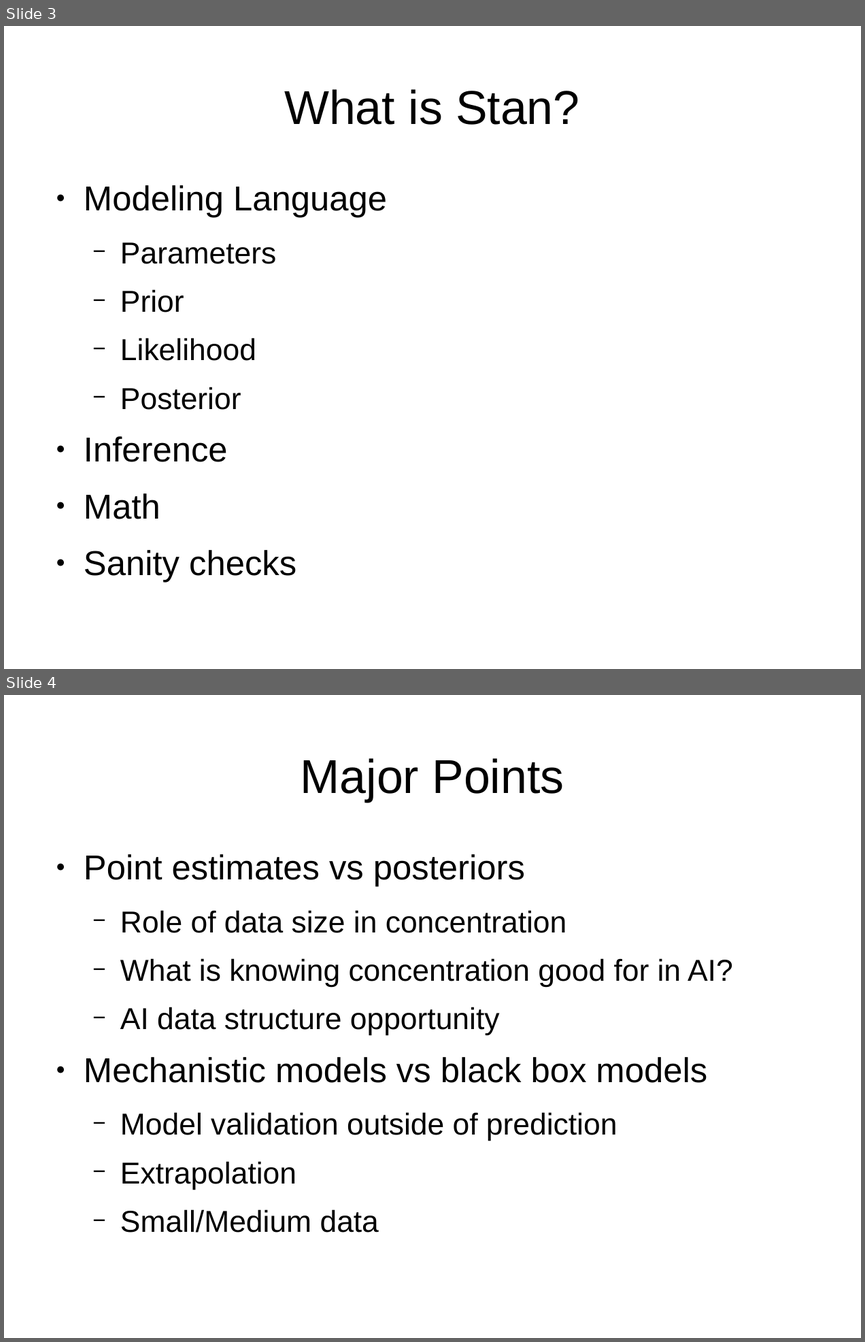
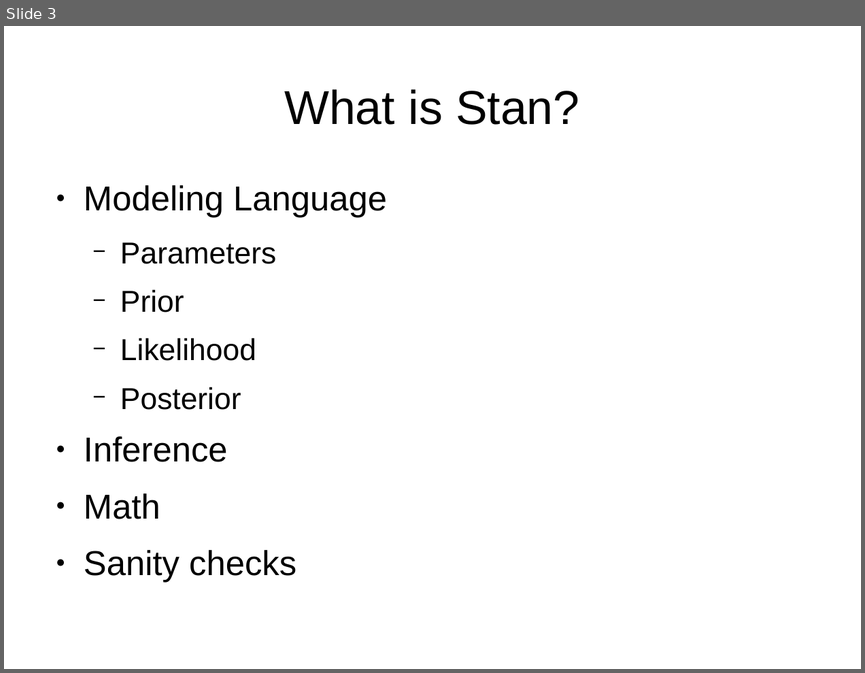
Before and after one commit to breckbaldwin/StanIsThePlan, a slide deck: talks/burlingtonMeetup2019/BurlingtonMeetup.odp. Shown one above the other, each under a label of ours: slides 3 and 4 before the commit, slide 3 after it. The pictures are 865x1342 and 865x673 pixels, drawn with LibreOffice and Linux fonts; fonts in the diff are those of the drawing. Boxes give left, top, right and bottom in pixels: in the first picture for what was removed or moved away, otherwise in the second. Text is boxed around its words. In the diff, an @@ line names an element or a change of style, - is before the commit and + after.

```diff
--- a/talks/burlingtonMeetup2019/BurlingtonMeetup.odp
+++ b/talks/burlingtonMeetup2019/BurlingtonMeetup.odp
@@ slide 4 removed at (4, 695, 861, 1338), background #FFFFFF @@
@@ title removed at (300, 758, 564, 802) @@
-Major Points
@@ text removed at (84, 854, 733, 1232) @@
-● Point estimates vs posteriors
-  − Role of data size in concentration
-  − What is knowing concentration good for in AI?
-  − AI data structure opportunity
-● Mechanistic models vs black box models
-  − Model validation outside of prediction
-  − Extrapolation
-  − Small/Medium data
```
Also in this commit, not shown: 1 slide changed, 9 slides added, 8 other slides removed.
